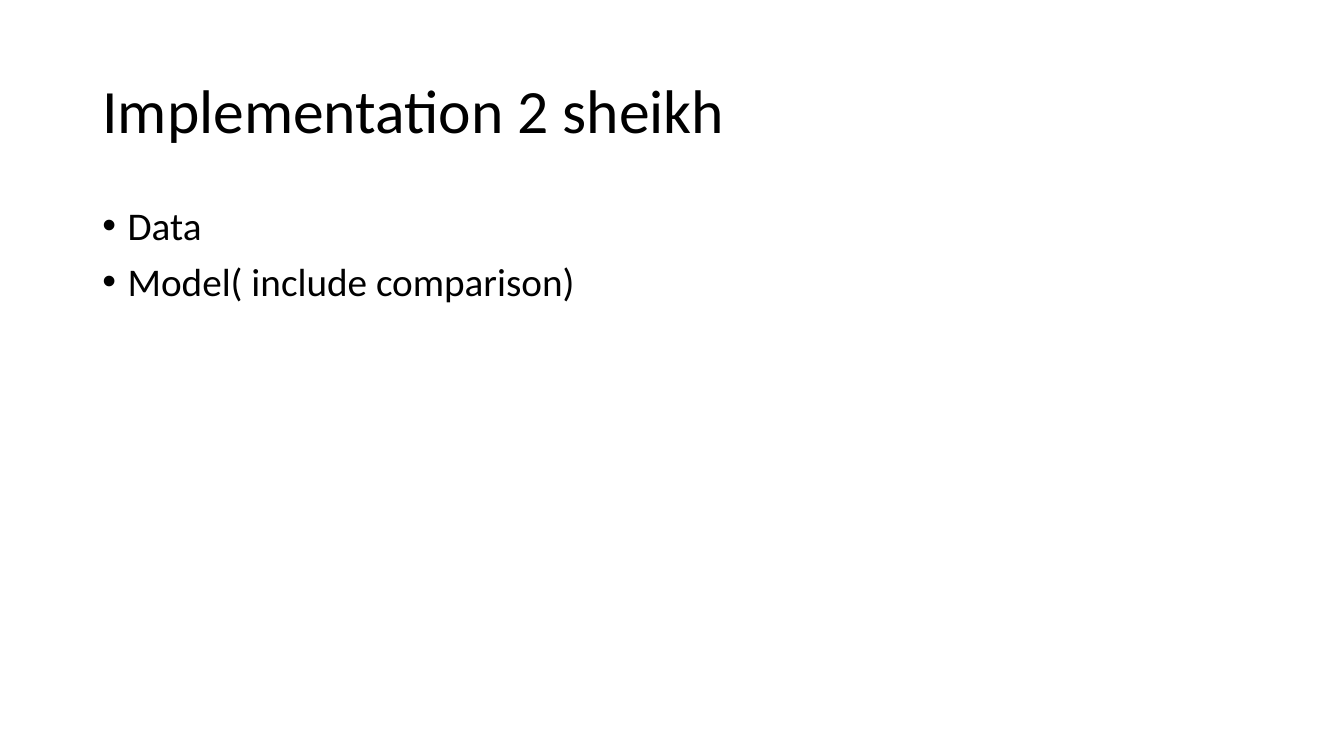
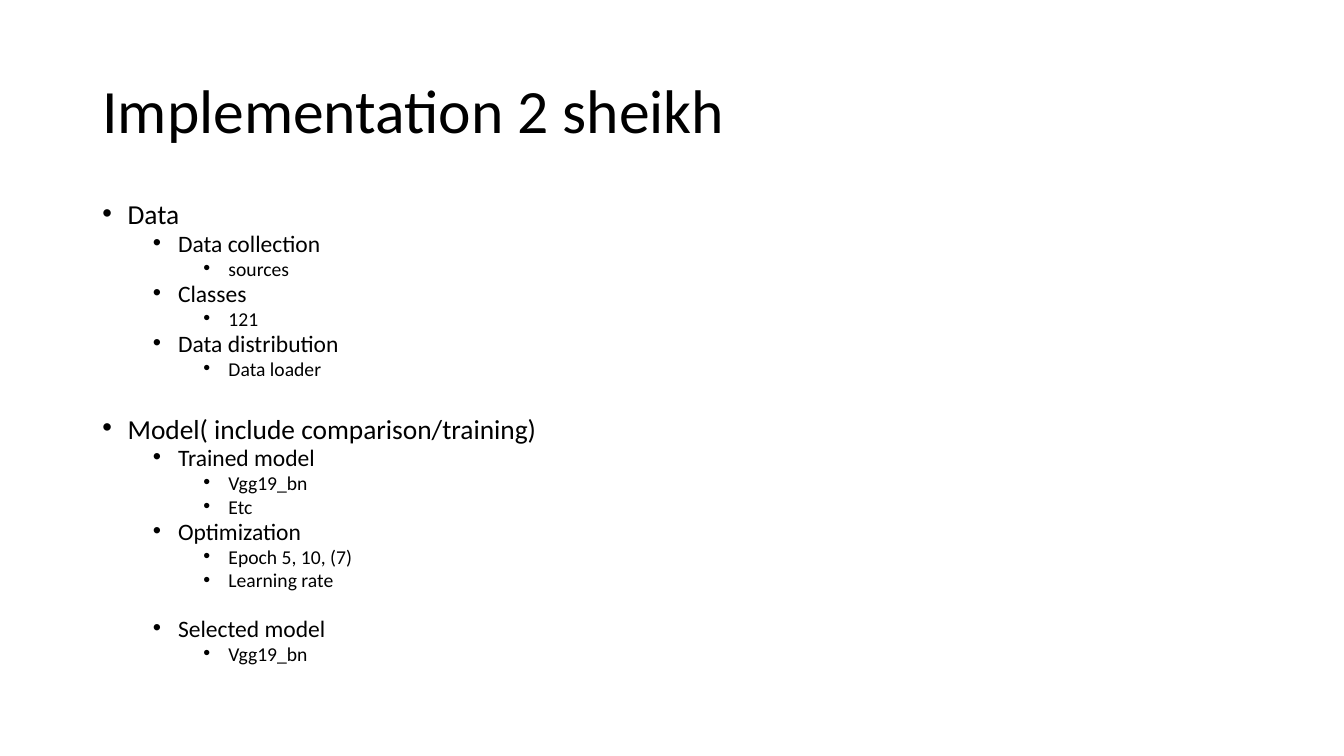
Before and after one commit to SyedMuhammadAbisRizvi/Autonomous-B, a slide deck: slide 5 of Introduction 1 zaf.pptx (slide 4 before the commit). Drawn at 1344x756 pixels with LibreOffice and Linux fonts; fonts in the diff are those of the drawing. Boxes give left, top, right and bottom in pixels: in the first picture for what was removed or moved away, otherwise in the second. Text is boxed around its words. In the diff, an @@ line names an element or a change of style, - is before the commit and + after.

```diff
--- a/Introduction 1 zaf.pptx
+++ b/Introduction 1 zaf.pptx
@@ text at [128, 206, 180, 225]: size 28 to 19.6 pt in "Data"; line spacing 0.9 to 0.7 @@
@@ text at [128, 235, 536, 665]: text changed; size 28 to 16.8 pt @@
-• Model( include comparison)
+  • Data collection
+    • sources
+  • Classes
+    • 121
+  • Data distribution
+    • Data loader
+• Model( include comparison/training)
+  • Trained model
+    • Vgg19_bn
+    • Etc
+  • Optimization
+    • Epoch 5, 10, (7)
+    • Learning rate
+  • Selected model
+    • Vgg19_bn
```
Also in this commit, not shown: 6 other slides changed, 1 slide added.
